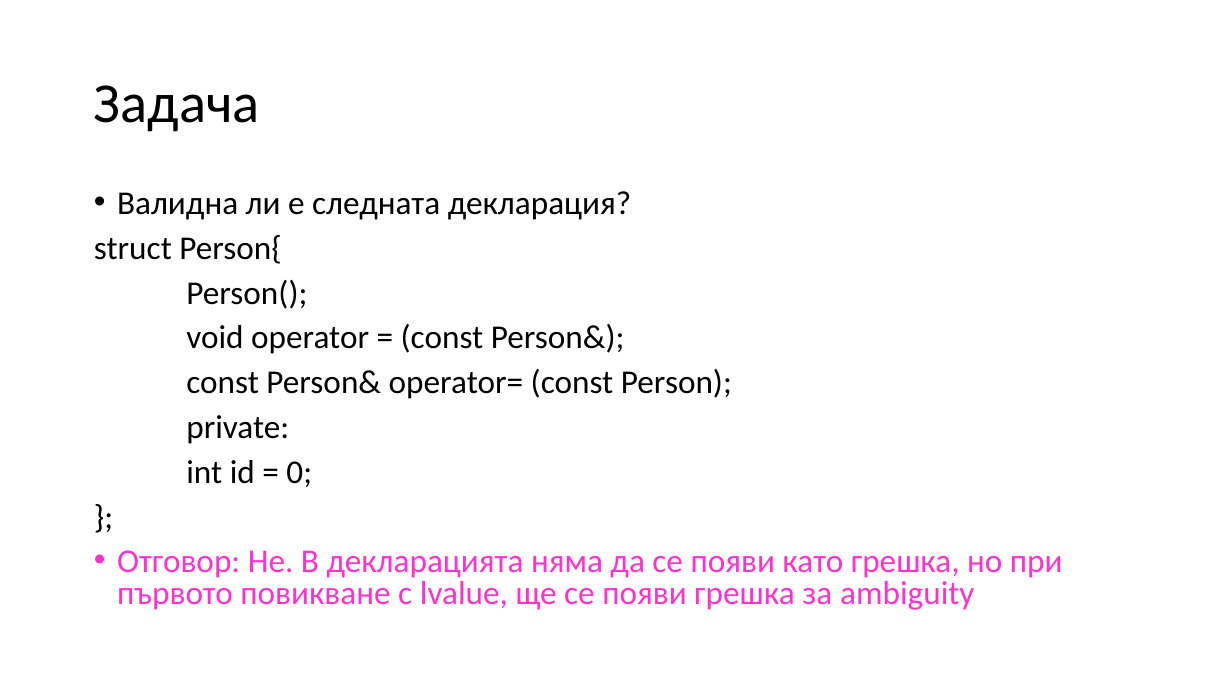
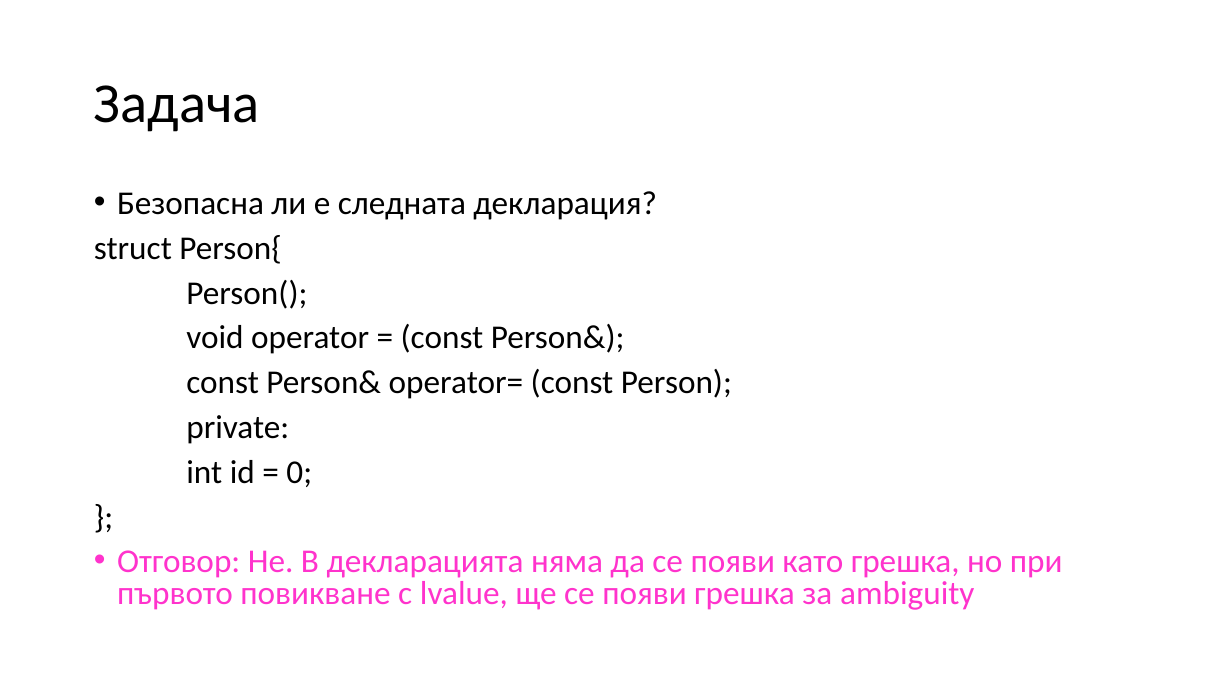
Before and after one commit to Mapmo/Uni-CPP, a slide deck: slide 53 of Object-Oriented Programming/Consultation 2/Consultation2.pptx. Drawn at 1232x693 pixels with LibreOffice and Linux fonts; fonts in the diff are those of the drawing. Boxes give left, top, right and bottom in pixels: in the first picture for what was removed or moved away, otherwise in the second. Text is boxed around its words. In the diff, an @@ line names an element or a change of style, - is before the commit and + after.

```diff
--- a/Object-Oriented Programming/Consultation 2/Consultation2.pptx
+++ b/Object-Oriented Programming/Consultation 2/Consultation2.pptx
@@ text at [117, 191, 657, 220]: text changed @@
-• Валидна ли е следната декларация?
+• Безопасна ли е следната декларация?
```
Also in this commit, not shown: 12 other slides changed, 2 other files.
